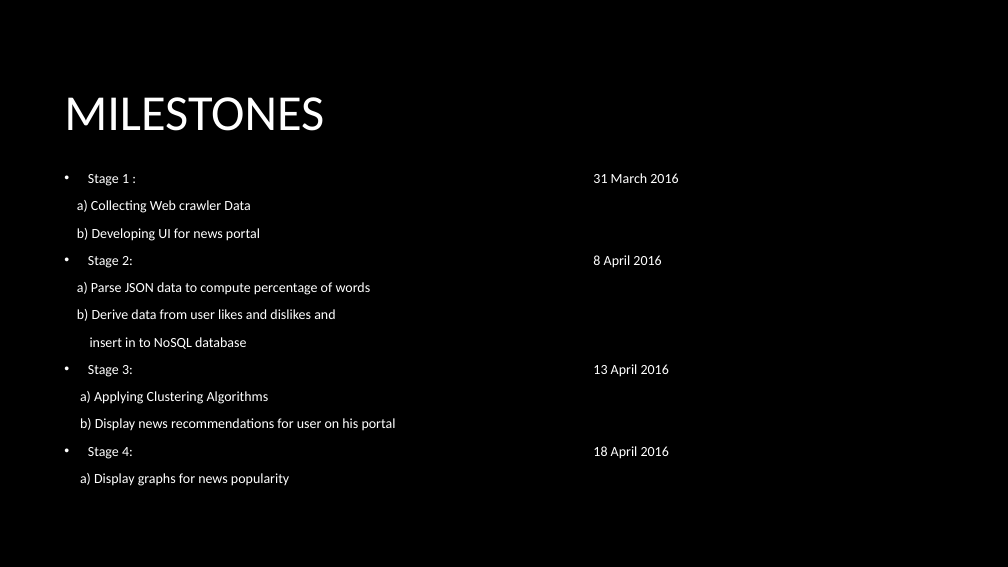
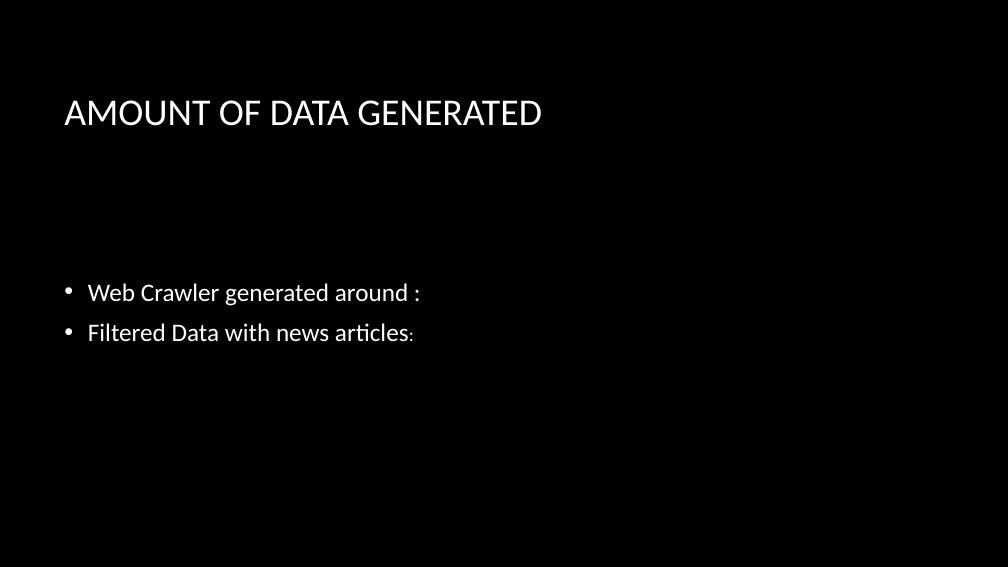
Before and after one commit to Nehaghate285/NewsAnalytics, a slide deck: slide 9 of News Analytics.pptx (slide 5 before the commit). Drawn at 1008x567 pixels with LibreOffice and Linux fonts; fonts in the diff are those of the drawing; background and template pictures are left out. Boxes give left, top, right and bottom in pixels: in the first picture for what was removed or moved away, otherwise in the second. Text is boxed around its words. In the diff, an @@ line names an element or a change of style, - is before the commit and + after.

```diff
--- a/News Analytics.pptx
+++ b/News Analytics.pptx
@@ title at [64,100,542,126]: text changed; size 48 to 36 pt @@
-MILESTONES
+AMOUNT OF DATA GENERATED
@@ text at [88,283,409,342]: text changed; size 13.3 to 24 pt @@
-• Stage 1 : 31 March 2016
-a) Collecting Web crawler Data
-b) Developing UI for news portal
-• Stage 2: 8 April 2016
-a) Parse JSON data to compute percentage of words
-b) Derive data from user likes and dislikes and
-insert in to NoSQL database
-• Stage 3: 13 April 2016
-a) Applying Clustering Algorithms
-b) Display news recommendations for user on his portal
-• Stage 4: 18 April 2016
-a) Display graphs for news popularity
+• Web Crawler generated around :
+• Filtered Data with news articles:
```
Also in this commit, not shown: 5 other slides changed, 9 slides added.
